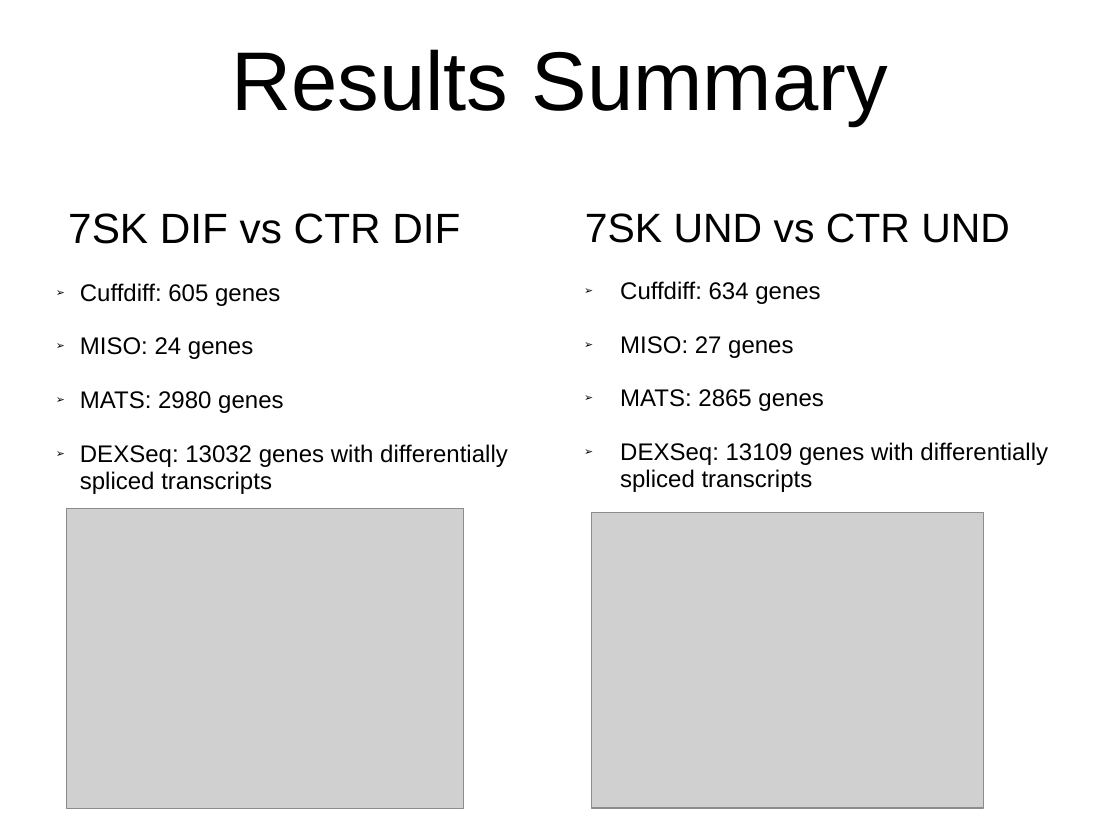
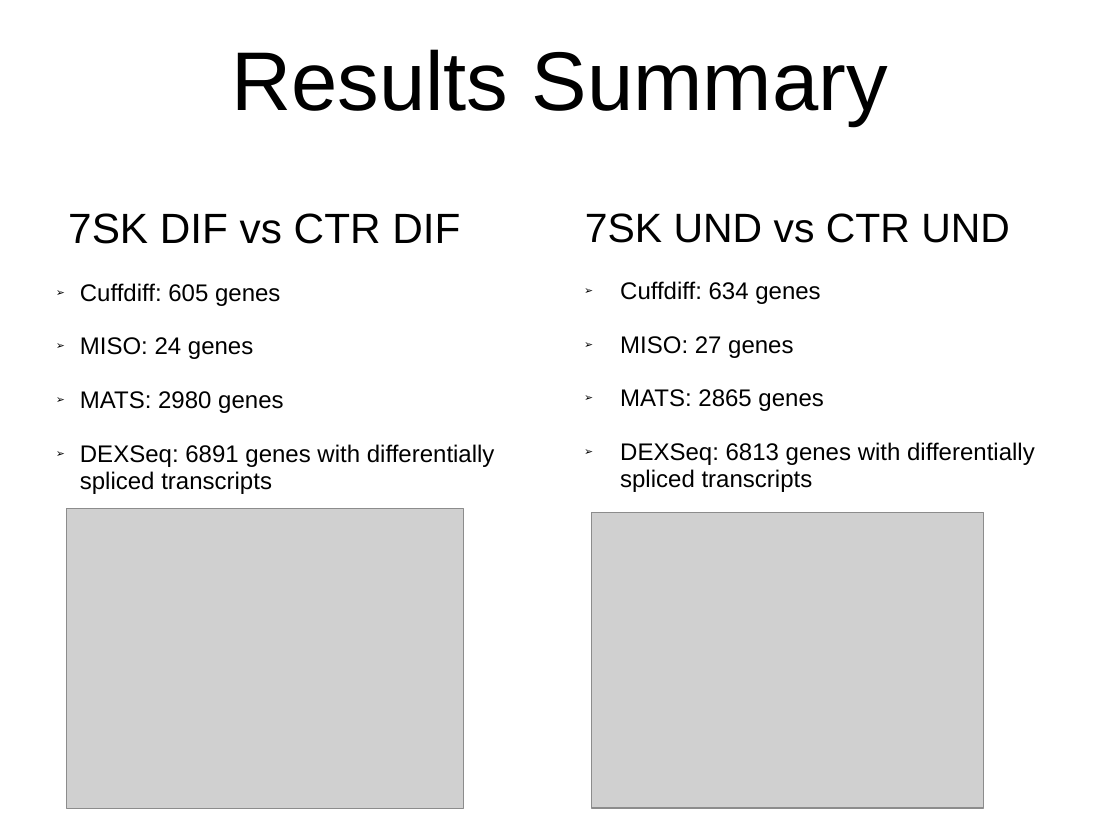
Before and after one commit to pdl30/rnaseq_misc, a slide deck: slide 10 of Alternative_splicing_presentation.ppt. Drawn at 1120x840 pixels with LibreOffice and Linux fonts; fonts in the diff are those of the drawing; grey boxes stand for pictures; background and template pictures are left out. Boxes give left, top, right and bottom in pixels: in the first picture for what was removed or moved away, otherwise in the second. Text is boxed around its words. In the diff, an @@ line names an element or a change of style, - is before the commit and + after.

Commit message:
changed dexseq

```diff
--- a/Alternative_splicing_presentation.ppt
+++ b/Alternative_splicing_presentation.ppt
@@ text at (x1=80, y1=444, x2=495, y2=494): text changed @@
-➢ DEXSeq: 13032 genes with differentially spliced transcripts
+➢ DEXSeq: 6891 genes with differentially spliced transcripts
@@ text at (x1=620, y1=442, x2=1035, y2=492): text changed @@
-➢ DEXSeq: 13109 genes with differentially spliced transcripts
+➢ DEXSeq: 6813 genes with differentially spliced transcripts
```
